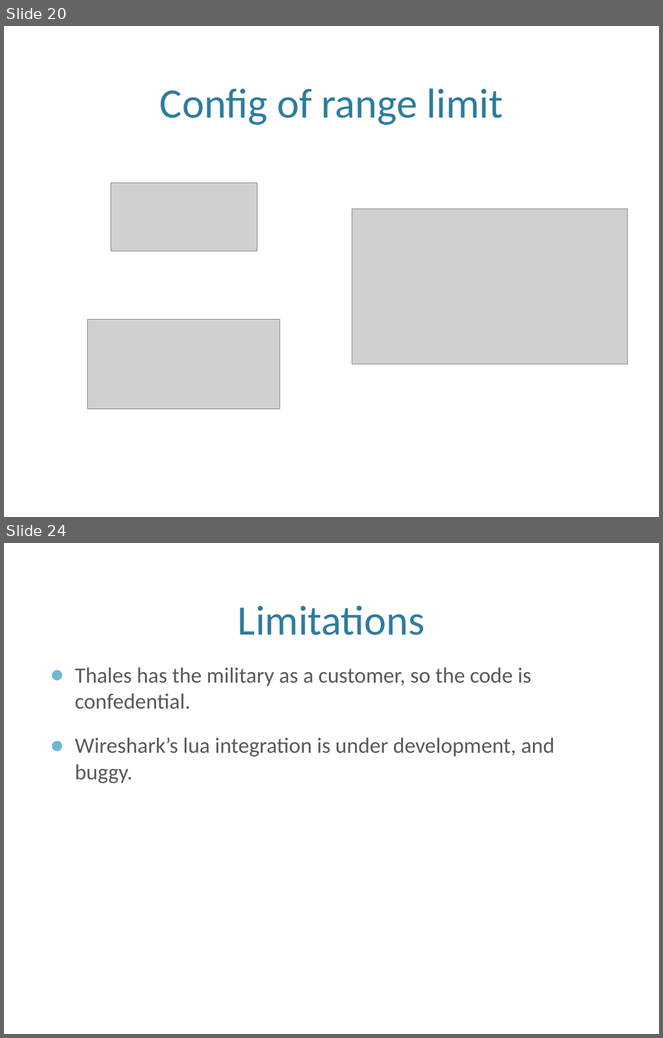
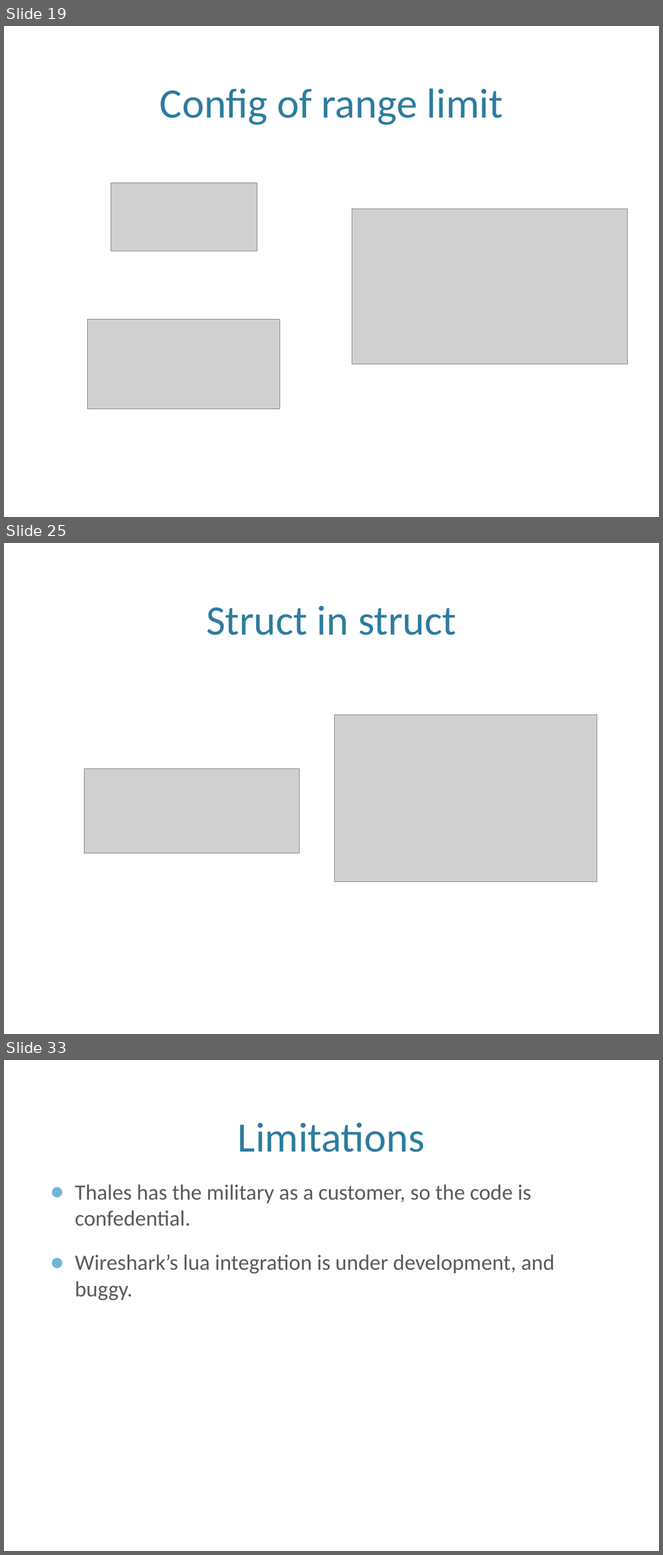
Before and after one commit to eventh/kpro9, a slide deck: presentation/TDT4290_FinalPresentasjon.pptx. Shown one above the other, each under a label of ours: slides 20 and 24 before the commit, slides 19, 25 and 33 after it; the slides between them are not shown. The pictures are 663x1038 and 663x1555 pixels, drawn with LibreOffice and Linux fonts; fonts in the diff are those of the drawing; grey boxes stand for pictures; background and template pictures are left out. Boxes give left, top, right and bottom in pixels: in the first picture for what was removed or moved away, otherwise in the second. Text is boxed around its words. In the diff, an @@ line names an element or a change of style, - is before the commit and + after.

```diff
--- a/presentation/TDT4290_FinalPresentasjon.pptx
+++ b/presentation/TDT4290_FinalPresentasjon.pptx
@@ slide 25 added at (x1=4, y1=543, x2=659, y2=1034), background picture (left out) @@
@@ title added at (x1=206, y1=605, x2=456, y2=635), 46 pt, text #2C7C9F @@
+Struct in struct
@@ picture added at (x1=335, y1=715, x2=597, y2=882) @@
@@ picture added at (x1=85, y1=769, x2=300, y2=854) @@
@@ what was slide 20 is now slide 19 @@
@@ what was slide 24 is now slide 33 @@
```
Also in this commit, not shown: 3 slides changed, 9 other slides added, 1 slide removed, 4 other files.
